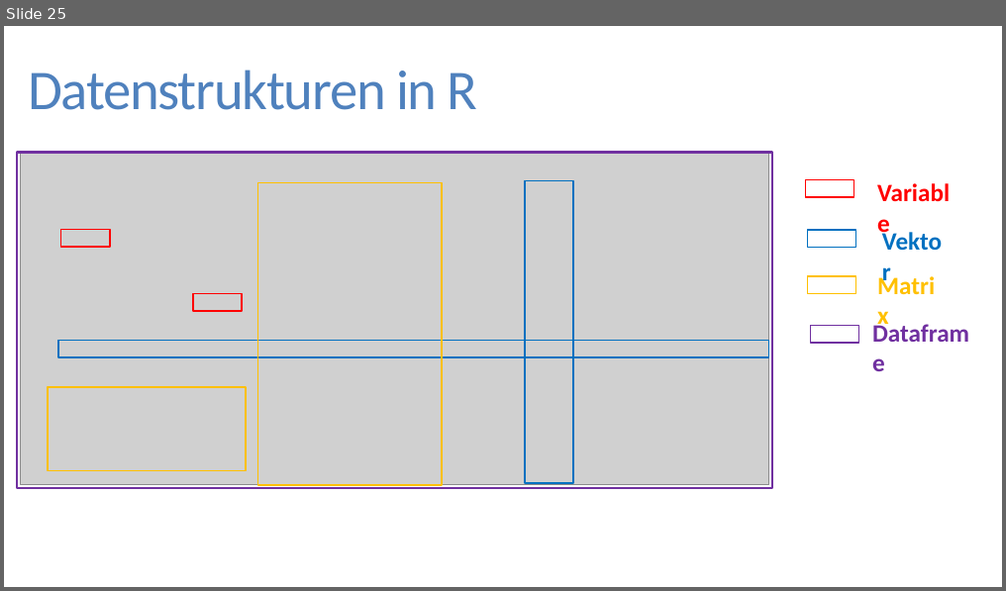
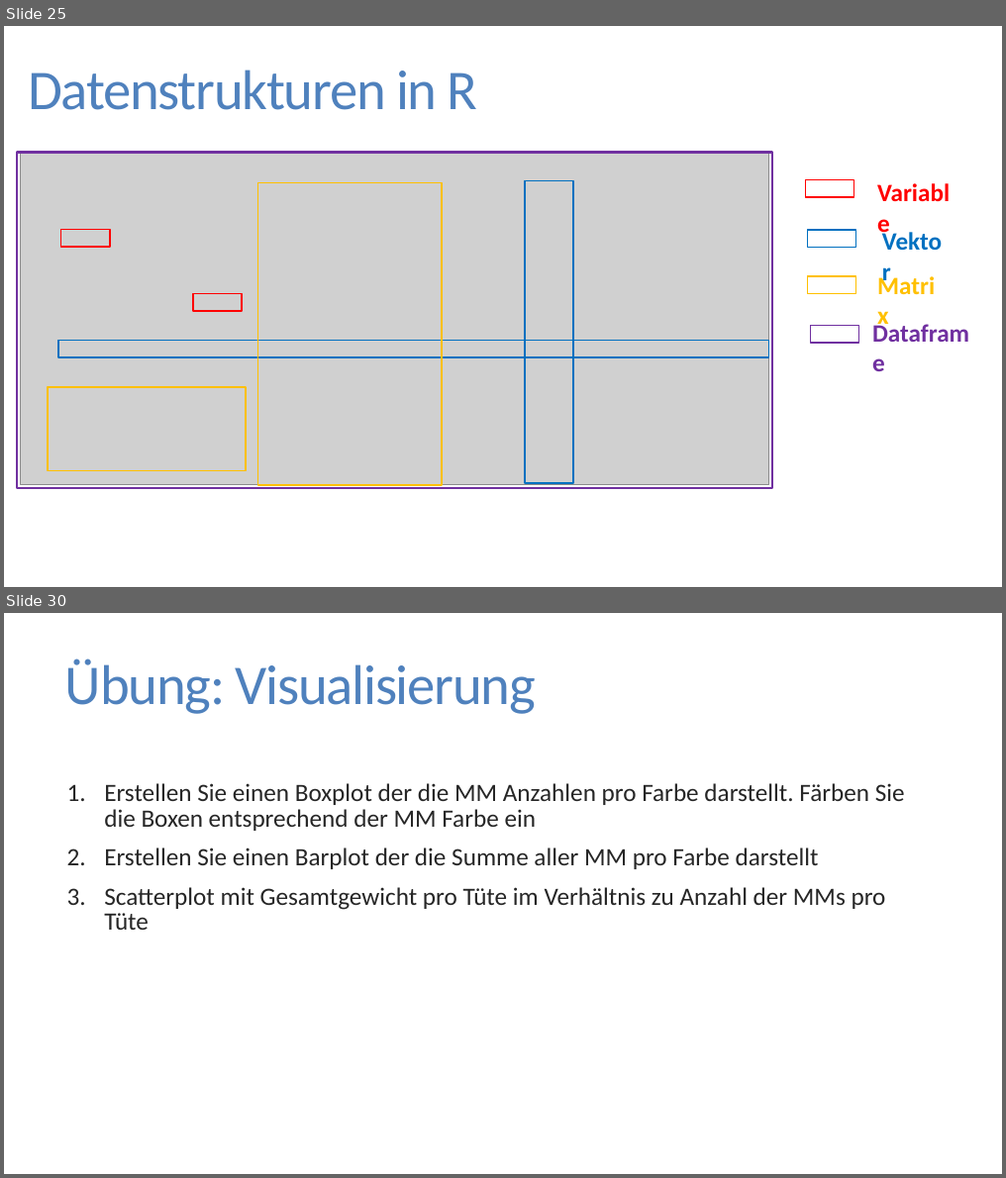
Before and after one commit to FlorianKeppeler/RKurs, a slide deck: Einführung in R.pptx. Shown one above the other, each under a label of ours: slide 25 before the commit, slides 25 and 30 after it; the slides between them are not shown. The pictures are 1006x591 and 1006x1178 pixels, drawn with LibreOffice and Linux fonts; fonts in the diff are those of the drawing; grey boxes stand for pictures. Boxes give left, top, right and bottom in pixels: in the first picture for what was removed or moved away, otherwise in the second. Text is boxed around its words. In the diff, an @@ line names an element or a change of style, - is before the commit and + after.

```diff
--- a/Einführung in R.pptx
+++ b/Einführung in R.pptx
@@ slide 30 added at (4, 613, 1002, 1174), background #FFFFFF @@
@@ title added at (65, 659, 536, 714), 54 pt, text #4F81BD @@
+Übung: Visualisierung
@@ text added at (104, 783, 905, 930), 24 pt, text #262626 @@
+1. Erstellen Sie einen Boxplot der die MM Anzahlen pro Farbe darstellt. Färben Sie die Boxen entsprechend der MM Farbe ein
+2. Erstellen Sie einen Barplot der die Summe aller MM pro Farbe darstellt
+3. Scatterplot mit Gesamtgewicht pro Tüte im Verhältnis zu Anzahl der MMs pro Tüte
```
Also in this commit, not shown: 16 slides changed, 1 other slide added, 1 other file.
